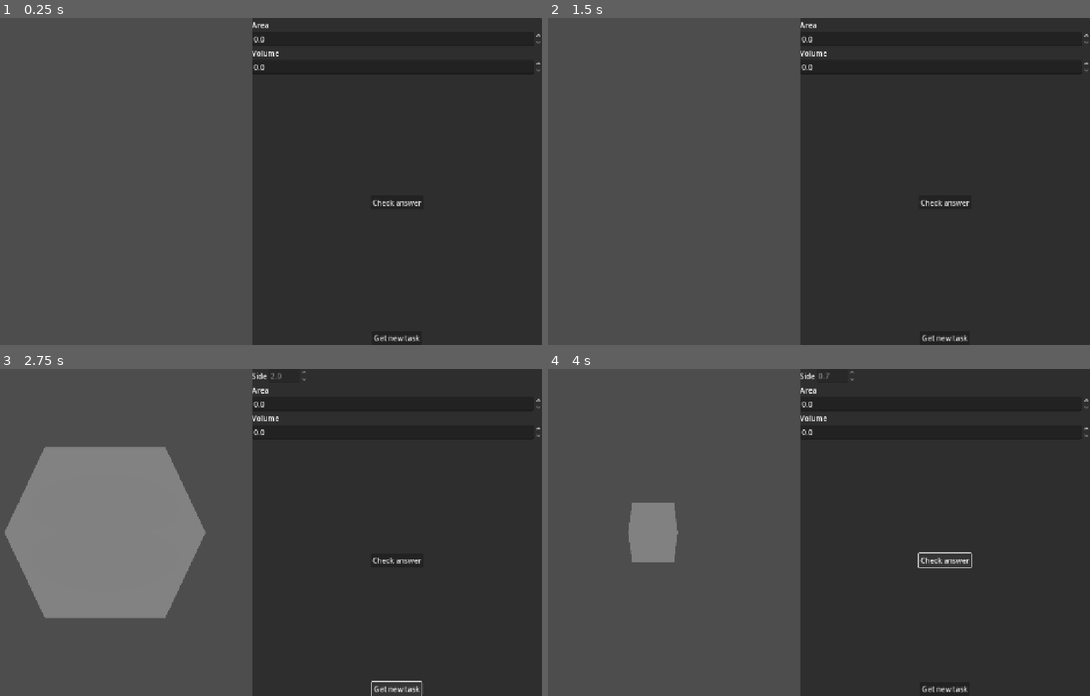
Above: before the commit, frames 1-4 (two rows, left to right).
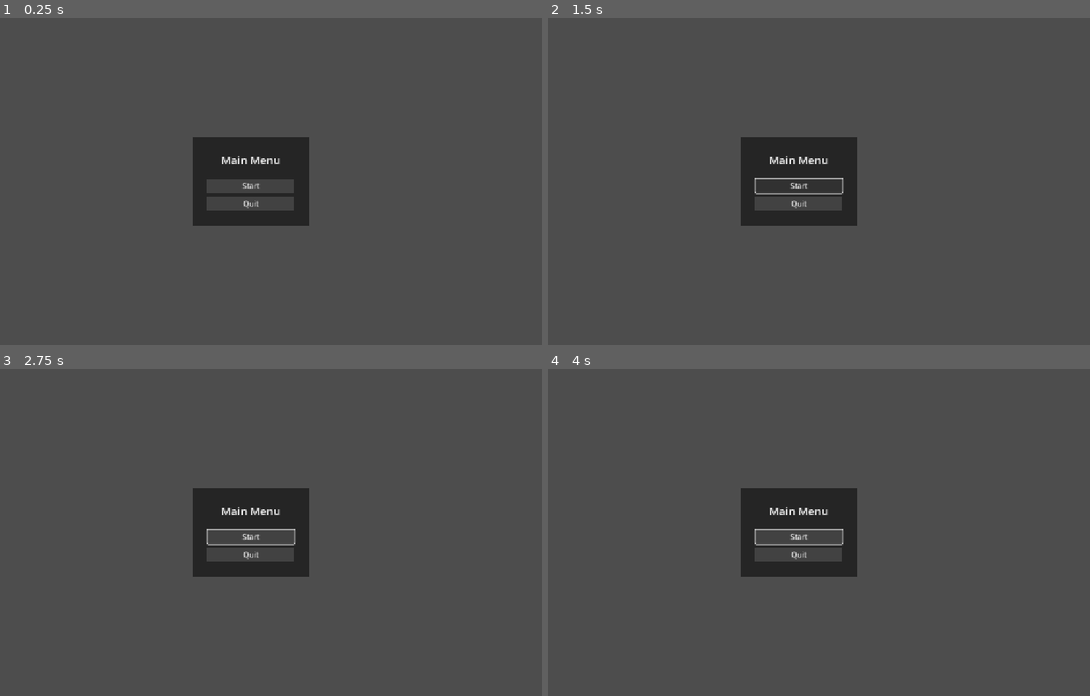
Above: after the commit, the same moments.

Repository: Paraross/geo-app
Game: Godot game, scene res://scenes/main.tscn
Two runs of this game, one before a commit and one after it. Both use one fixed random seed, a clock stepped at 60 frames per second and the inputs below.
Inputs (mouse positions are in pixels of both pictures, inside the frame that each line leads up to):
- Up to frame 1 (0.25 s): no input
- Up to frame 2 (1.5 s): click (797, 184) at 0.5 s, where only the run after the commit has a clickable "Start"; click (797, 184) at 1.25 s, where only the run after the commit has a clickable "Start"
- Up to frame 3 (2.75 s): click (395, 689) at 2 s, where only the run before the commit has a clickable "Get new task"
- Up to frame 4 (4 s): click (943, 689) at 2.75 s, where only the run before the commit has a clickable "Get new task"; click (943, 561) at 3.5 s, where only the run before the commit has a clickable "Check answer"

The runs differ from the first frame. In frame 1, 53% of the frame differs, in the area x 35-100%, y 0-100%; in frame 2, 53%; in frame 3, 68%, in the area x 0-100%, y 0-100%; in frame 4, 54%.

Commit message:
Start working on main menu

Diff:
--- a/project.godot
+++ b/project.godot
@@ -12,7 +12,7 @@
 
 config/name="GeoApp"
 run/main_scene="uid://bugepp7ityxgx"
-config/features=PackedStringArray("4.5", "C#", "Forward Plus")
+config/features=PackedStringArray("4.5", "Forward Plus")
 config/icon="res://icon.svg"
 
 [display]
--- a/scenes/main.tscn
+++ b/scenes/main.tscn
@@ -1,12 +1,14 @@
-[gd_scene load_steps=3 format=3 uid="uid://bugepp7ityxgx"]
+[gd_scene load_steps=4 format=3 uid="uid://bugepp7ityxgx"]
 
 [ext_resource type="Script" uid="uid://0bsk03gjsmpv" path="res://scripts/main.gd" id="1_ig7tw"]
 [ext_resource type="PackedScene" uid="uid://ng6j4mjp362o" path="res://scenes/shape_world.tscn" id="2_0xm2m"]
+[ext_resource type="Theme" uid="uid://c7n5qor8wgsok" path="res://themes/ui_theme.tres" id="3_sugp2"]
 
 [node name="Main" type="Node"]
 script = ExtResource("1_ig7tw")
 
 [node name="HBoxContainer" type="HBoxContainer" parent="."]
+visible = false
 offset_right = 1280.0
 offset_bottom = 720.0
 
@@ -18,8 +20,8 @@
 
 [node name="ShapeViewport" type="SubViewport" parent="HBoxContainer/ShapeViewportContainer"]
 handle_input_locally = false
-size = Vector2i(638, 720)
-render_target_update_mode = 4
+size = Vector2i(360, 2)
+render_target_update_mode = 0
 
 [node name="ShapeWorld" parent="HBoxContainer/ShapeViewportContainer/ShapeViewport" instance=ExtResource("2_0xm2m")]
 
@@ -67,5 +69,37 @@
 size_flags_vertical = 10
 text = "Get new task"
 
+[node name="CenterContainer" type="CenterContainer" parent="."]
+anchors_preset = 15
+anchor_right = 1.0
+anchor_bottom = 1.0
+grow_horizontal = 2
+grow_vertical = 2
+
+[node name="PanelContainer" type="PanelContainer" parent="CenterContainer"]
+custom_minimum_size = Vector2(256, 0)
+layout_mode = 2
+theme = ExtResource("3_sugp2")
+
+[node name="VBoxContainer" type="VBoxContainer" parent="CenterContainer/PanelContainer"]
+layout_mode = 2
+
+[node name="TitleLabel" type="Label" parent="CenterContainer/PanelContainer/VBoxContainer"]
+layout_mode = 2
+theme = ExtResource("3_sugp2")
+text = "Main Menu"
+horizontal_alignment = 1
+
+[node name="StartButton" type="Button" parent="CenterContainer/PanelContainer/VBoxContainer"]
+layout_mode = 2
+theme = ExtResource("3_sugp2")
+text = "Start"
+
+[node name="QuitButton" type="Button" parent="CenterContainer/PanelContainer/VBoxContainer"]
+layout_mode = 2
+theme = ExtResource("3_sugp2")
+theme_type_variation = &"QuitButon"
+text = "Quit"
+
 [connection signal="pressed" from="HBoxContainer/PanelContainer/VBoxContainer/CheckAnswerButton" to="." method="_on_check_answer_button_pressed"]
 [connection signal="pressed" from="HBoxContainer/PanelContainer/VBoxContainer/NewTaskButton" to="." method="_on_button_pressed"]
--- /dev/null
+++ b/themes/button.tres
@@ -0,0 +1,8 @@
+[gd_resource type="StyleBoxFlat" format=3 uid="uid://biscsakumsjs1"]
+
+[resource]
+content_margin_left = 8.0
+content_margin_top = 4.0
+content_margin_right = 8.0
+content_margin_bottom = 4.0
+bg_color = Color(0.26002115, 0.26002115, 0.26002115, 1)
--- /dev/null
+++ b/themes/panel_container.tres
@@ -0,0 +1,8 @@
+[gd_resource type="StyleBoxFlat" format=3 uid="uid://b6o40ufp5k8kc"]
+
+[resource]
+content_margin_left = 32.0
+content_margin_top = 32.0
+content_margin_right = 32.0
+content_margin_bottom = 32.0
+bg_color = Color(0.14478481, 0.14478481, 0.14478481, 1)
--- /dev/null
+++ b/themes/quit_button.tres
@@ -0,0 +1,8 @@
+[gd_resource type="StyleBoxFlat" format=3 uid="uid://lfqhgl5aaoq2"]
+
+[resource]
+content_margin_left = 8.0
+content_margin_top = 4.0
+content_margin_right = 8.0
+content_margin_bottom = 4.0
+bg_color = Color(0.26002115, 0.26002115, 0.26002115, 1)
--- /dev/null
+++ b/themes/ui_theme.tres
@@ -0,0 +1,21 @@
+[gd_resource type="Theme" load_steps=6 format=3 uid="uid://c7n5qor8wgsok"]
+
+[ext_resource type="StyleBox" uid="uid://biscsakumsjs1" path="res://themes/button.tres" id="1_qa7hf"]
+[ext_resource type="StyleBox" uid="uid://b6o40ufp5k8kc" path="res://themes/panel_container.tres" id="2_qa7hf"]
+[ext_resource type="StyleBox" uid="uid://lfqhgl5aaoq2" path="res://themes/quit_button.tres" id="3_qa7hf"]
+
+[sub_resource type="StyleBoxEmpty" id="StyleBoxEmpty_qa7hf"]
+content_margin_bottom = 16.0
+
+[sub_resource type="StyleBoxFlat" id="StyleBoxFlat_jkgan"]
+bg_color = Color(0.41404402, 0.11800531, 0.13559523, 1)
+
+[resource]
+Button/styles/normal = ExtResource("1_qa7hf")
+Label/font_sizes/font_size = 24
+Label/styles/normal = SubResource("StyleBoxEmpty_qa7hf")
+PanelContainer/styles/panel = ExtResource("2_qa7hf")
+QuitButon/base_type = &"Button"
+QuitButon/styles/hover = SubResource("StyleBoxFlat_jkgan")
+QuitButon/styles/normal = ExtResource("3_qa7hf")
+VBoxContainer/constants/separation = 8
